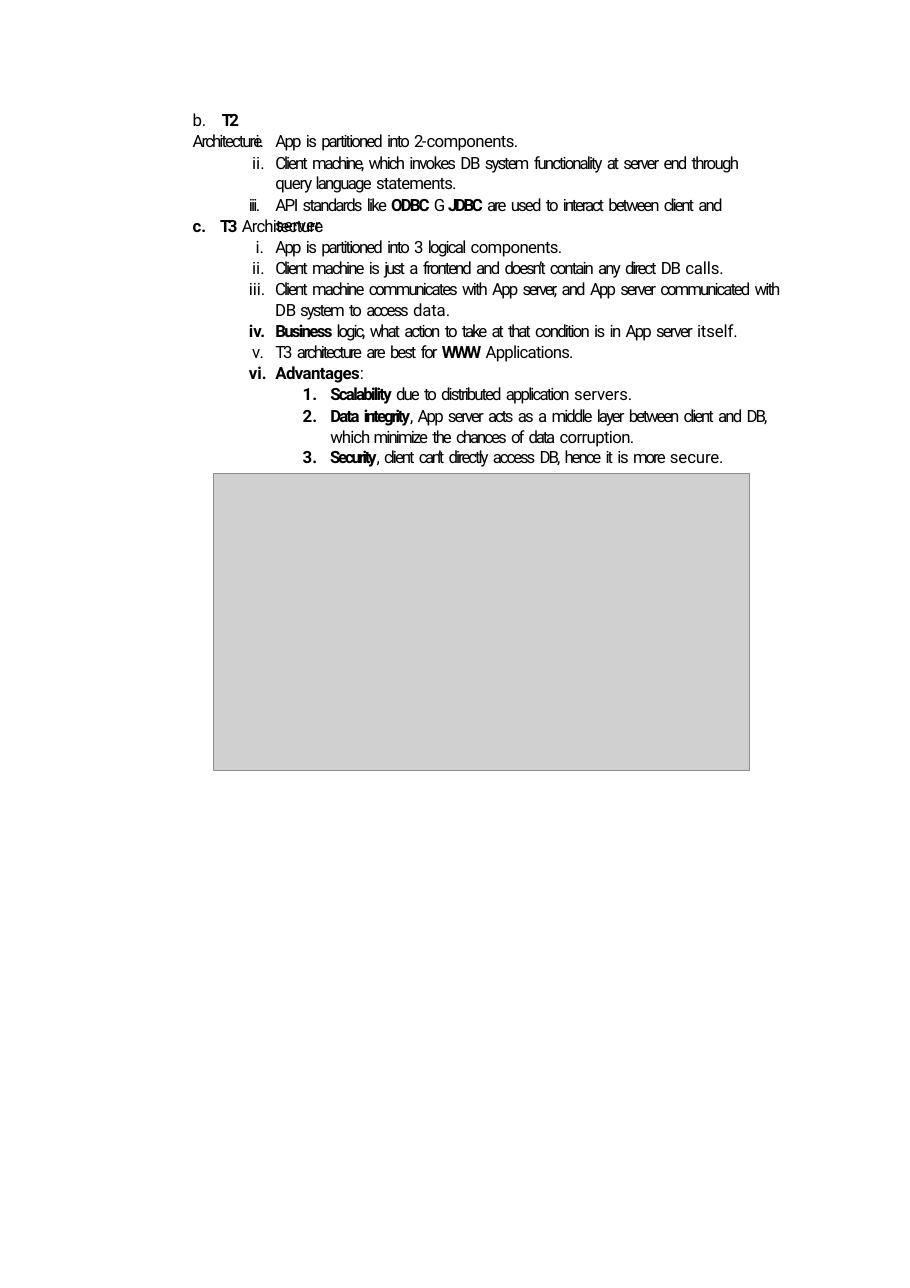
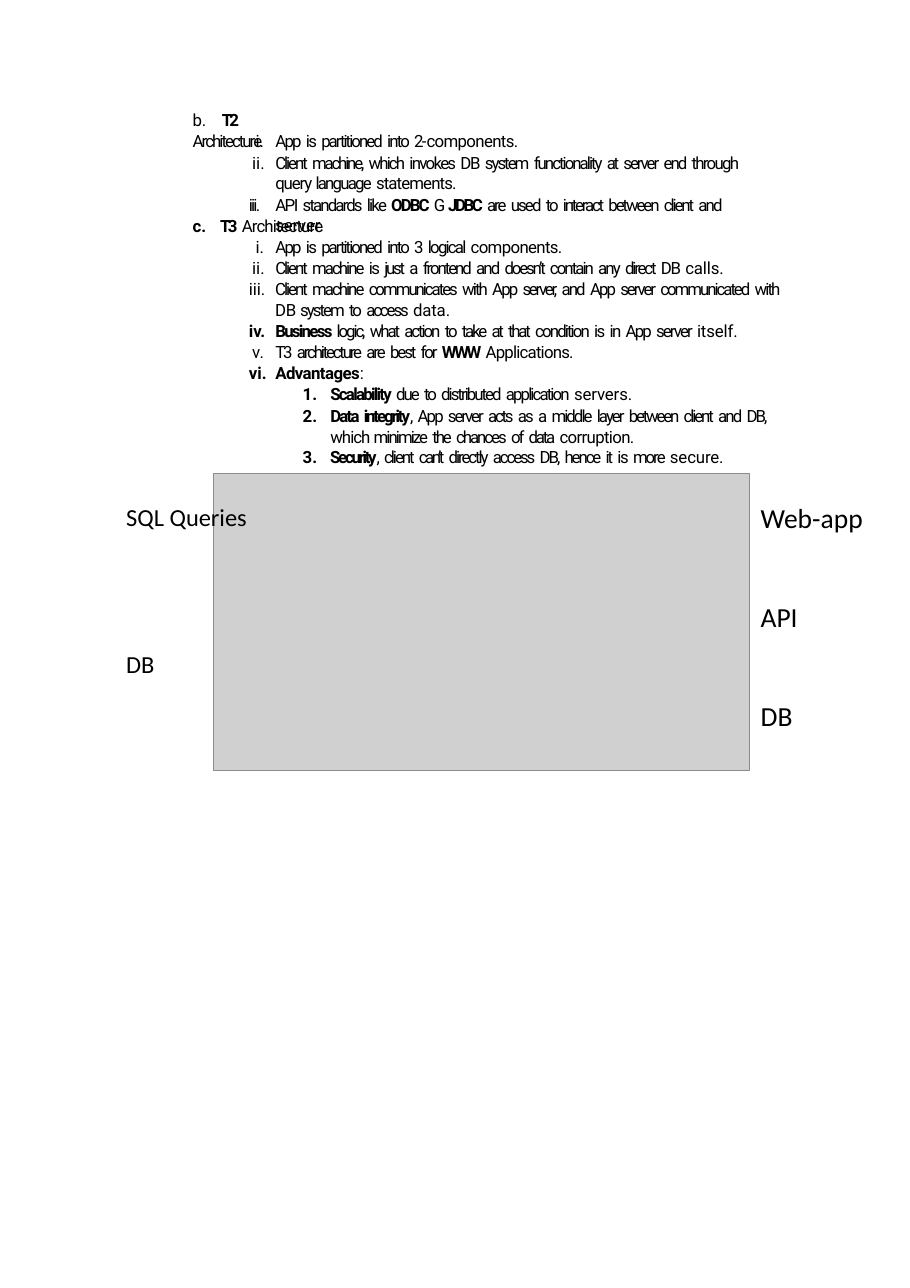
Before and after one commit to NehaTiwari2000/DBMS, a slide deck: slide 6 of DBMS Notes/lec2Notes.pptx (slide 4 before the commit). Drawn at 910x1288 pixels with LibreOffice and Linux fonts; fonts in the diff are those of the drawing; grey boxes stand for pictures; background and template pictures are left out. Boxes give left, top, right and bottom in pixels: in the first picture for what was removed or moved away, otherwise in the second. Text is boxed around its words. In the diff, an @@ line names an element or a change of style, - is before the commit and + after.

Commit message:
lecture 2 completed

```diff
--- a/DBMS Notes/lec2Notes.pptx
+++ b/DBMS Notes/lec2Notes.pptx
@@ text added at box(126, 507, 247, 673), 16 pt, text #000000 @@
+SQL Queries
+DB
@@ text added at box(761, 509, 863, 726), 18 pt, text #000000 @@
+Web-app
+API
+DB
```
Also in this commit, not shown: 1 other slide changed, 2 slides added, 1 other file.
